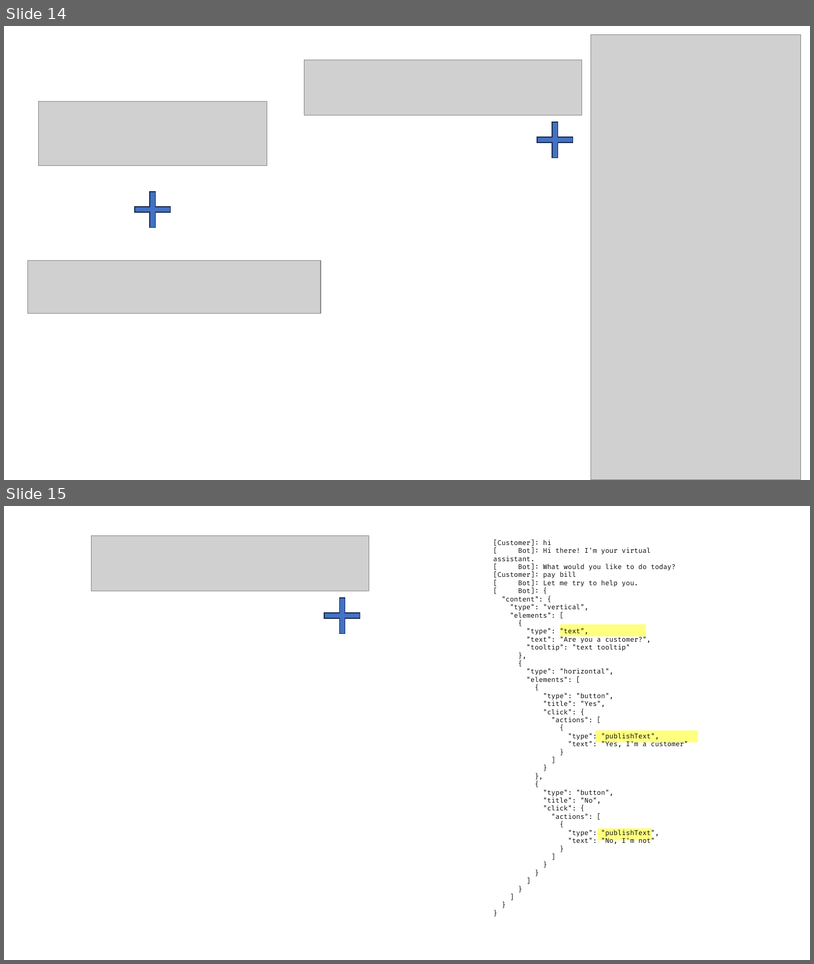
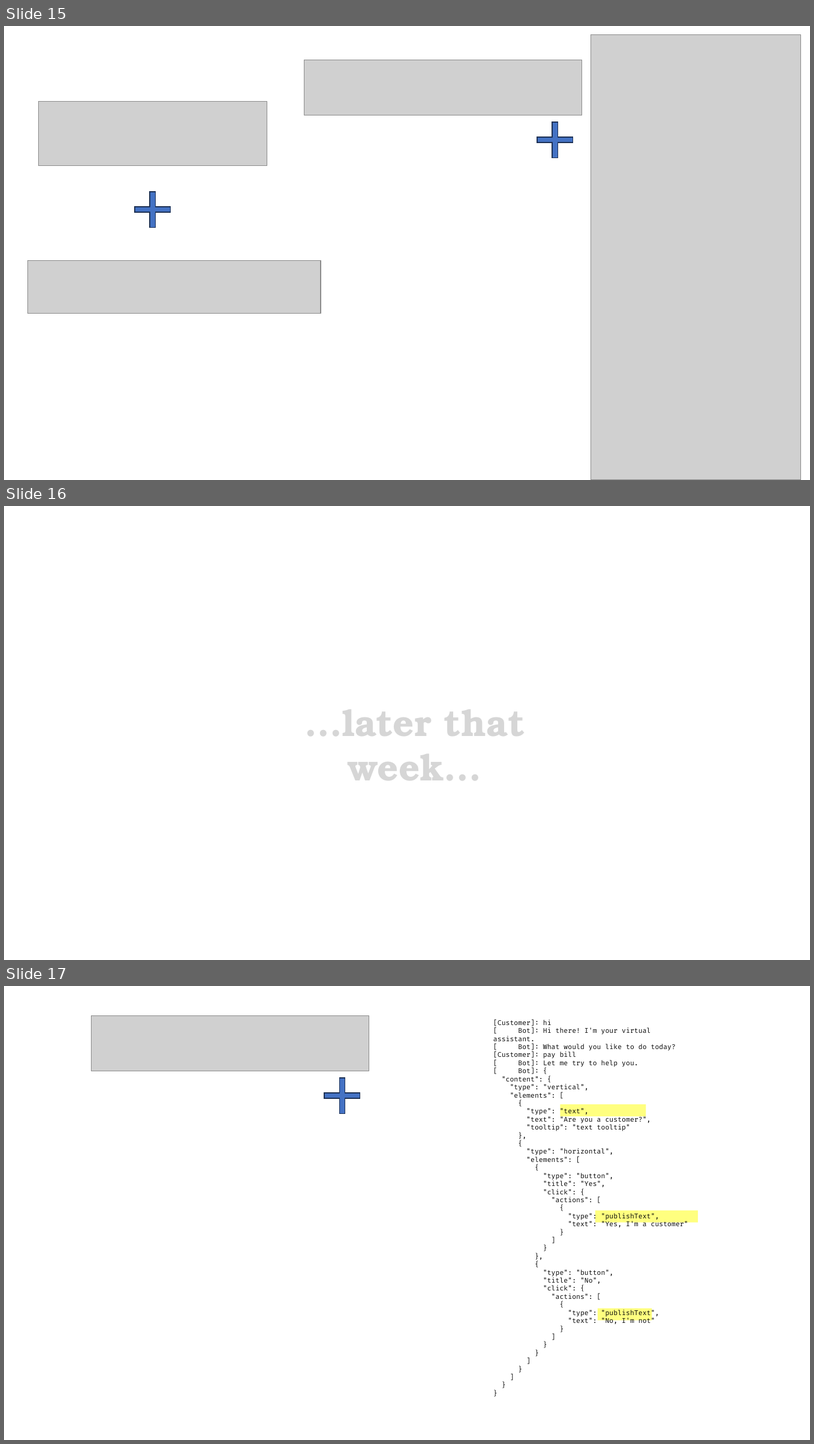
Before and after one commit to LearnWithLlew/TestingBetterWithApprovals.Slides, a slide deck: slides/Testing Better with Approvals.pptx. Shown one above the other, each under a label of ours: slides 14 and 15 before the commit, slides 15, 16 and 17 after it. The pictures are 814x964 and 814x1444 pixels, drawn with LibreOffice and Linux fonts; fonts in the diff are those of the drawing; grey boxes stand for pictures; background and template pictures are left out. Boxes give left, top, right and bottom in pixels: in the first picture for what was removed or moved away, otherwise in the second. Text is boxed around its words. In the diff, an @@ line names an element or a change of style, - is before the commit and + after.

```diff
--- a/slides/Testing Better with Approvals.pptx
+++ b/slides/Testing Better with Approvals.pptx
@@ slide 16 added at box(4, 506, 810, 960), background picture (left out) @@
@@ text added at box(305, 709, 525, 780), 44 pt, text gradient #979797 to #D7D7D7 to #FFFFFF, bold @@
+...later that week...
@@ what was slide 14 is now slide 15 @@
@@ what was slide 15 is now slide 17 @@
```
Also in this commit, not shown: 1 other slide added.
